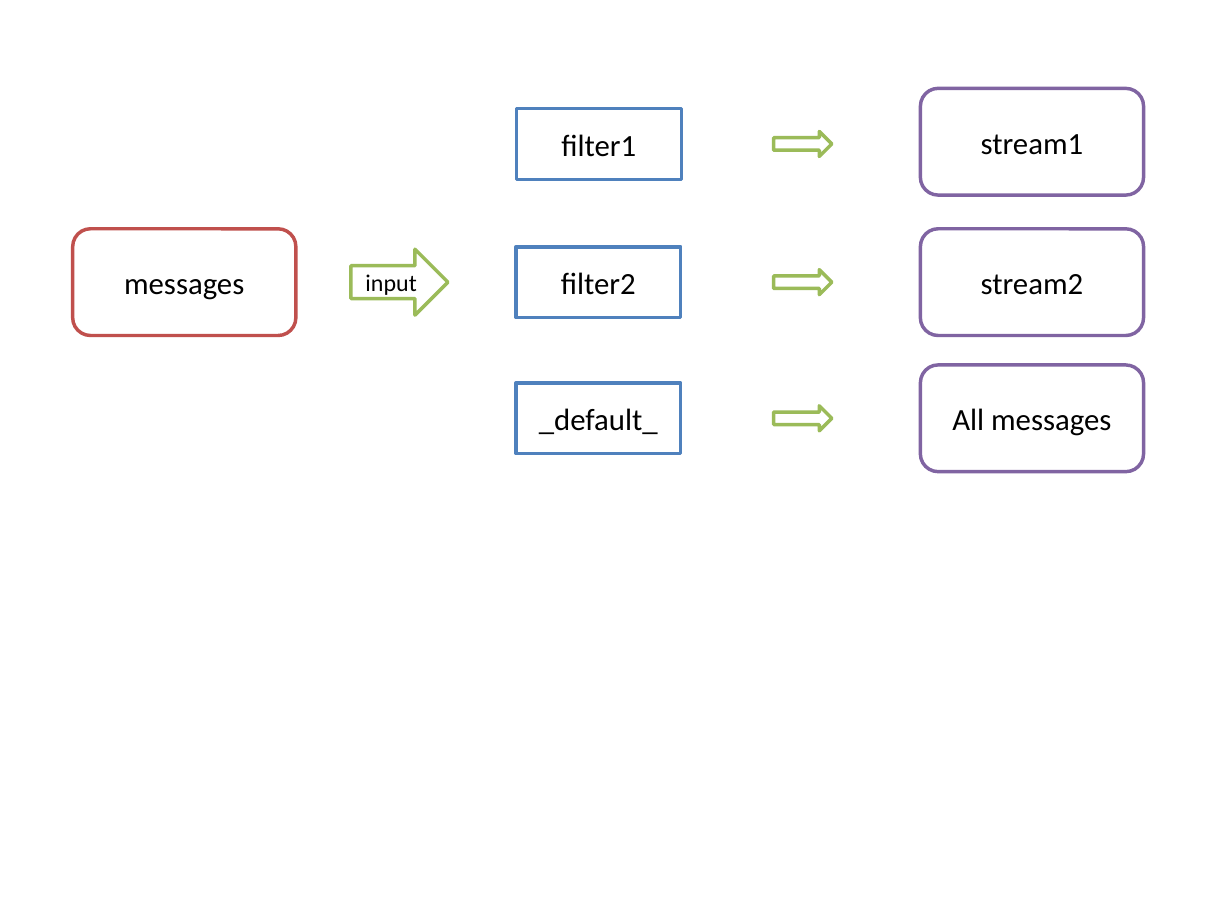
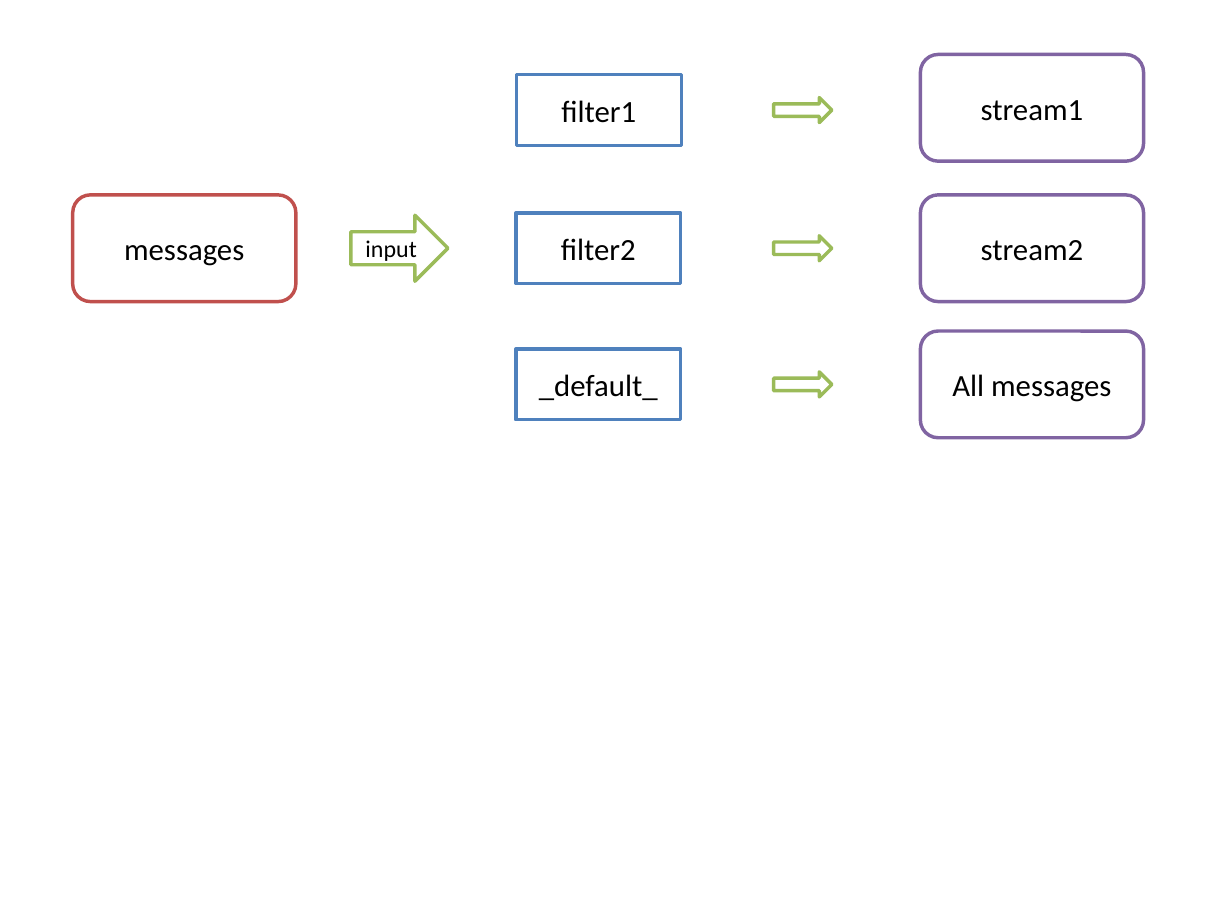
Before and after one commit to gatement/gitpitch_graylog, a slide deck: slide 3 of assets/images/images.pptx. Drawn at 1232x924 pixels with LibreOffice and Linux fonts; fonts in the diff are those of the drawing. Boxes give left, top, right and bottom in pixels: in the first picture for what was removed or moved away, otherwise in the second. Text is boxed around its words. In the diff, an @@ line names an element or a change of style, - is before the commit and + after.

```diff
--- a/assets/images/images.pptx
+++ b/assets/images/images.pptx
@@ 4 right arrows, 4 rounded rectangles, 3 rectangles: place and size @@
-4 right arrows, 4 rounded rectangles, 3 rectangles at <box>73,89,1143,472</box>
+4 right arrows, 4 rounded rectangles, 3 rectangles at <box>73,54,1143,439</box>
```
Also in this commit, not shown: 2 other slides changed, 4 other files.
